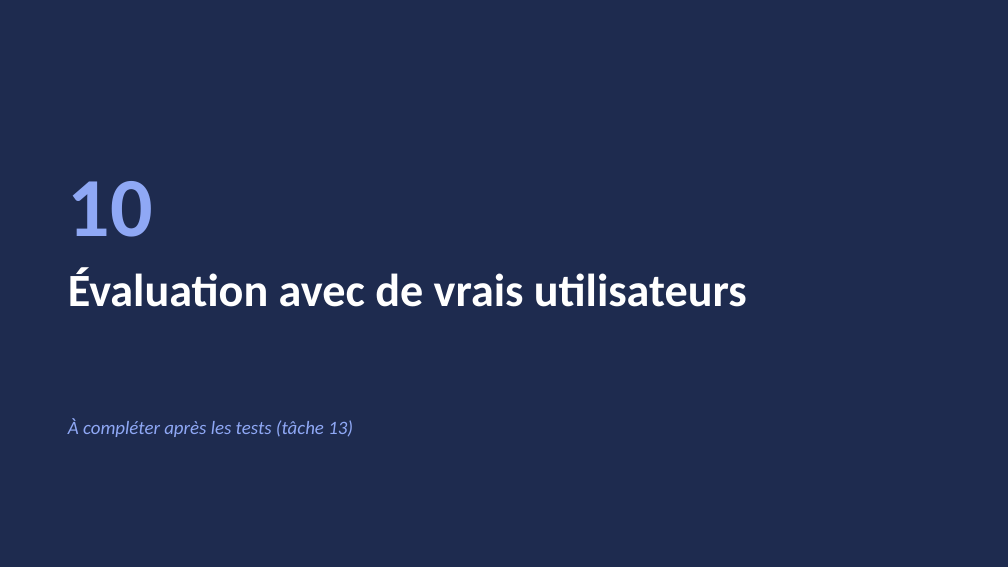
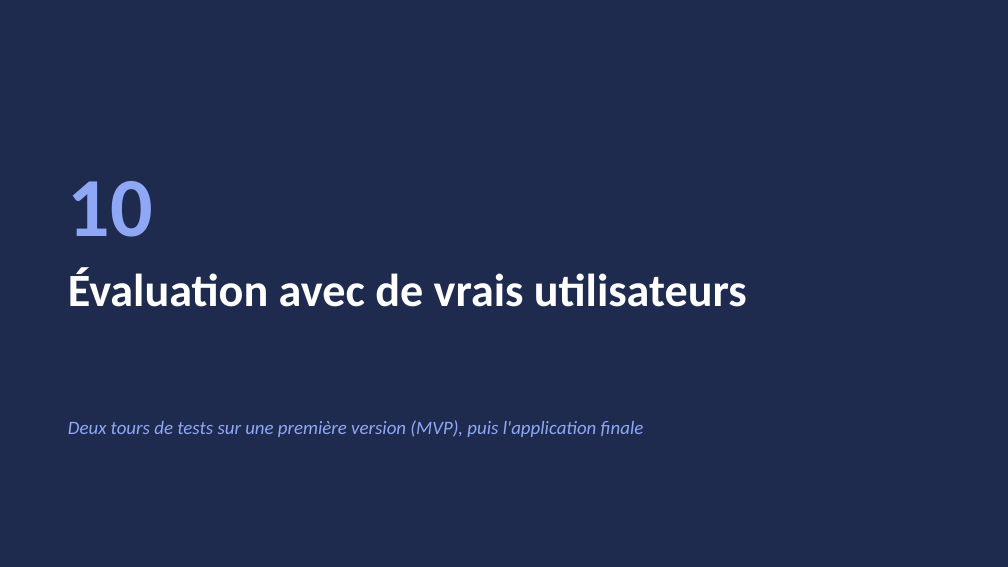
Before and after one commit to kaderouadahi/EcoBudget, a slide deck: slide 53 of livrables/EcoBudget.pptx. Drawn at 1008x567 pixels with LibreOffice and Linux fonts; fonts in the diff are those of the drawing. Boxes give left, top, right and bottom in pixels: in the first picture for what was removed or moved away, otherwise in the second. Text is boxed around its words. In the diff, an @@ line names an element or a change of style, - is before the commit and + after.

Commit message:
docs: diaporama, tests sur le MVP, testeurs et changements issus des tests

```diff
--- a/livrables/EcoBudget.pptx
+++ b/livrables/EcoBudget.pptx
@@ text at (x1=68, y1=420, x2=644, y2=437): text changed @@
-À compléter après les tests (tâche 13)
+Deux tours de tests sur une première version (MVP), puis l'application finale
```
Also in this commit, not shown: 2 other slides changed, 2 slides added, 1 other file.
